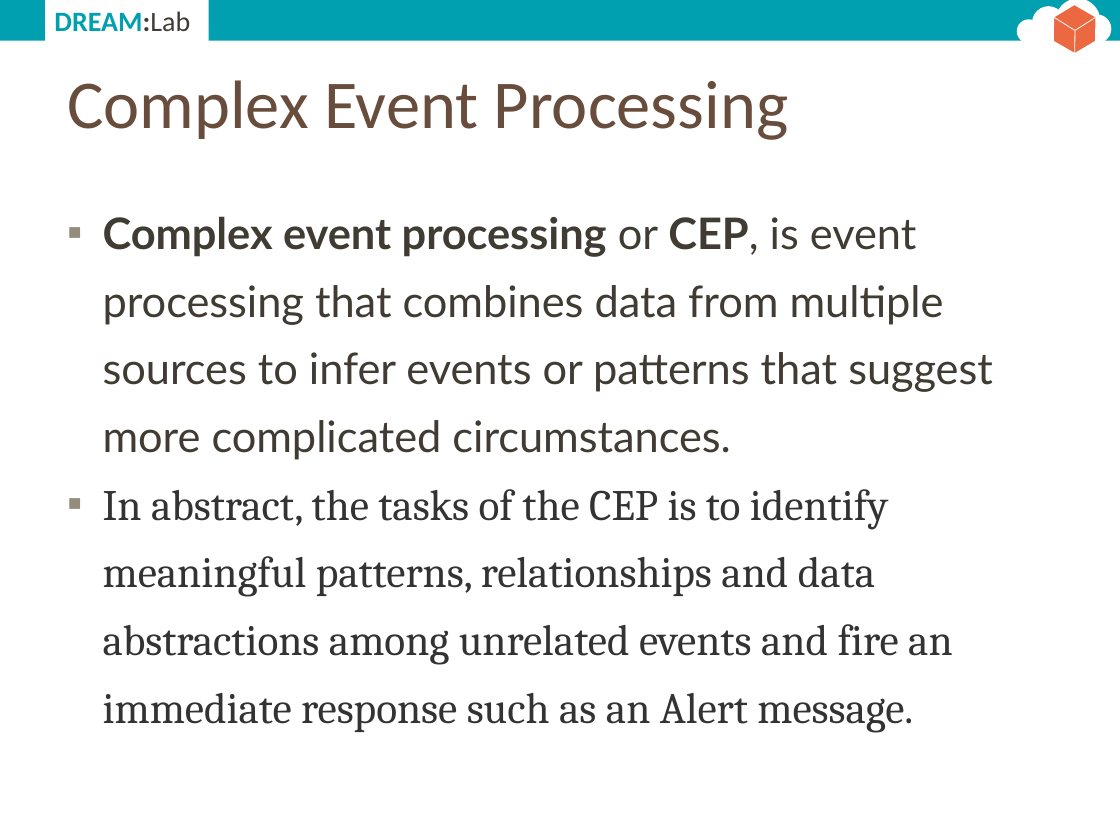
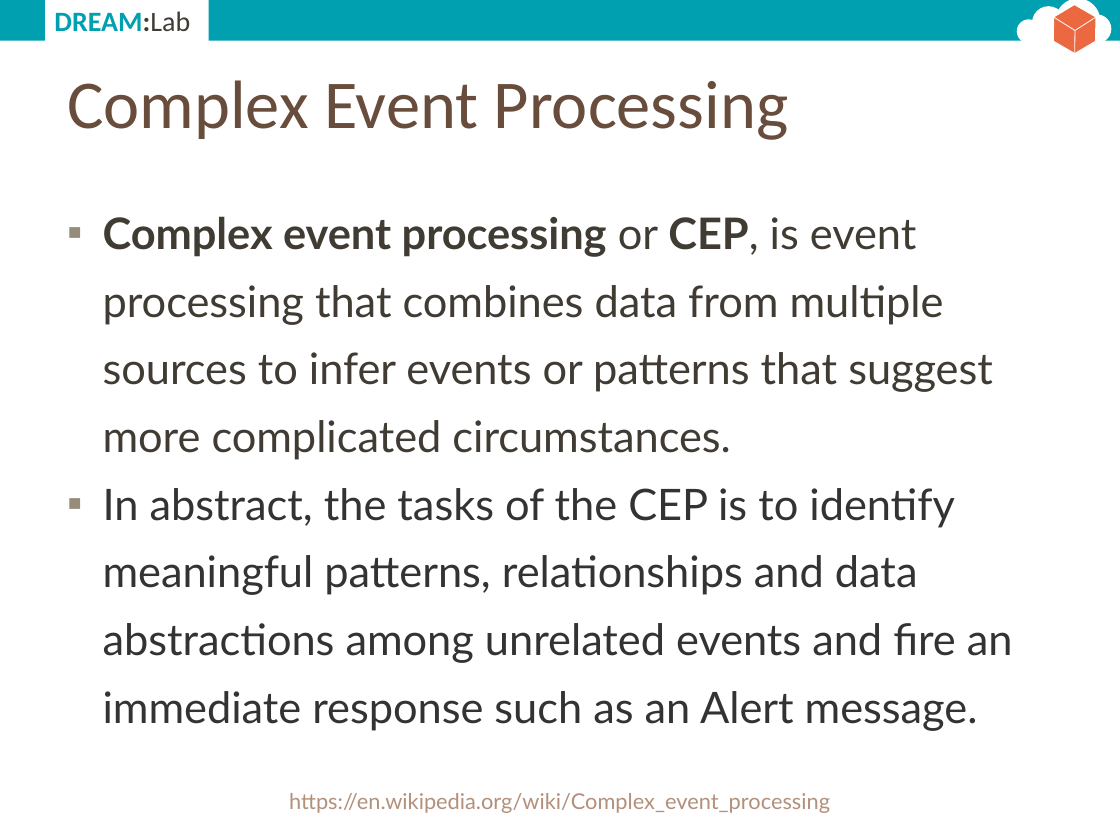
Before and after one commit to dream-lab/iot-school, a slide deck: slide 6 of common/slides/cep.pptx. Drawn at 1120x840 pixels with LibreOffice and Linux fonts; fonts in the diff are those of the drawing. Boxes give left, top, right and bottom in pixels: in the first picture for what was removed or moved away, otherwise in the second. Text is boxed around its words. In the diff, an @@ line names an element or a change of style, - is before the commit and + after.

```diff
--- a/common/slides/cep.pptx
+++ b/common/slides/cep.pptx
@@ text at box(103, 488, 1013, 731): font Cambria to Lato in "In abstract, the tasks of the CEP ..." @@
@@ text added at box(289, 793, 830, 813), 14 pt, text #B3907B @@
+https://en.wikipedia.org/wiki/Complex_event_processing
```
Also in this commit, not shown: 22 other slides changed, 6 slides added, 1 slide removed, 1 other file.
